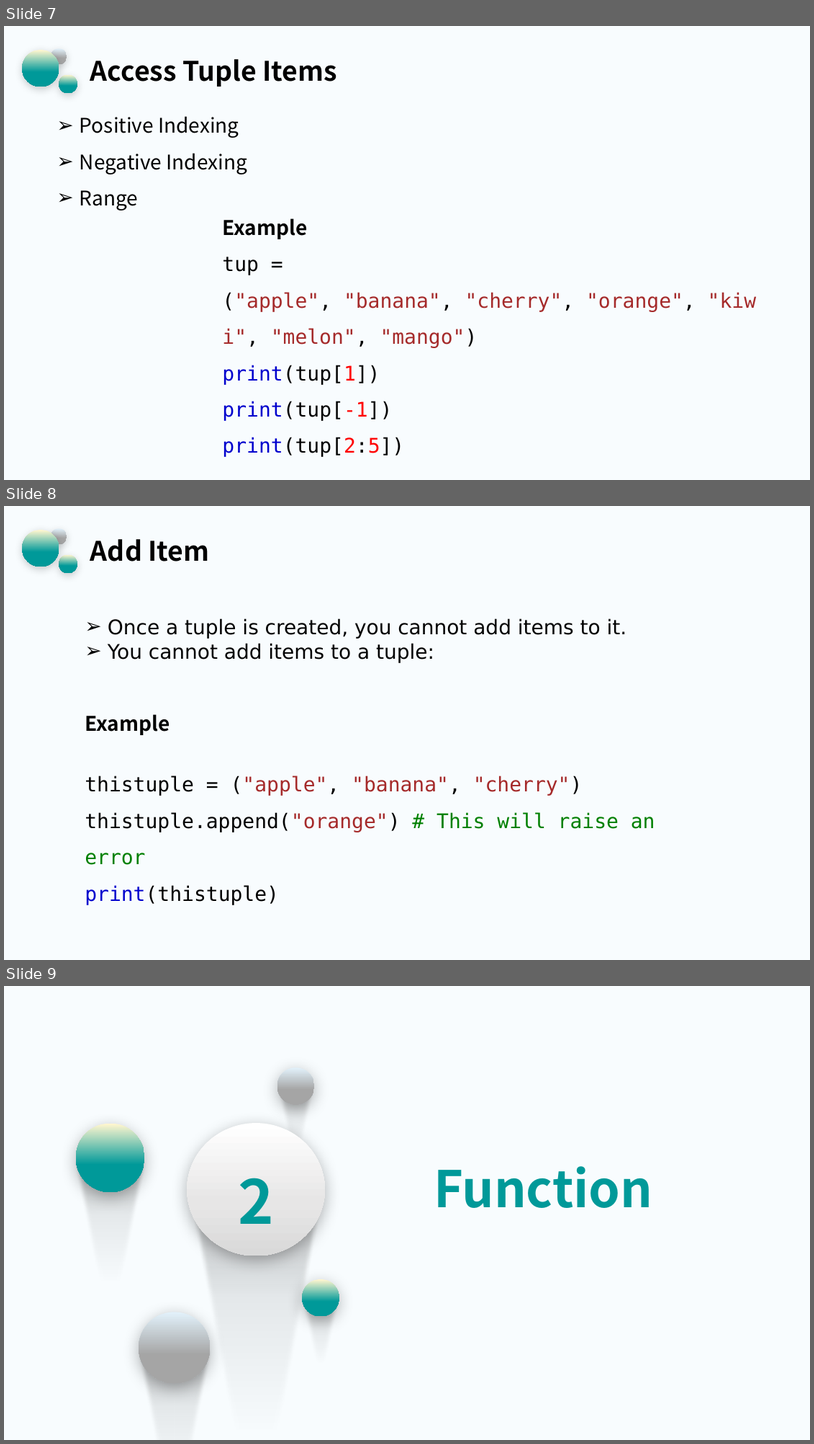
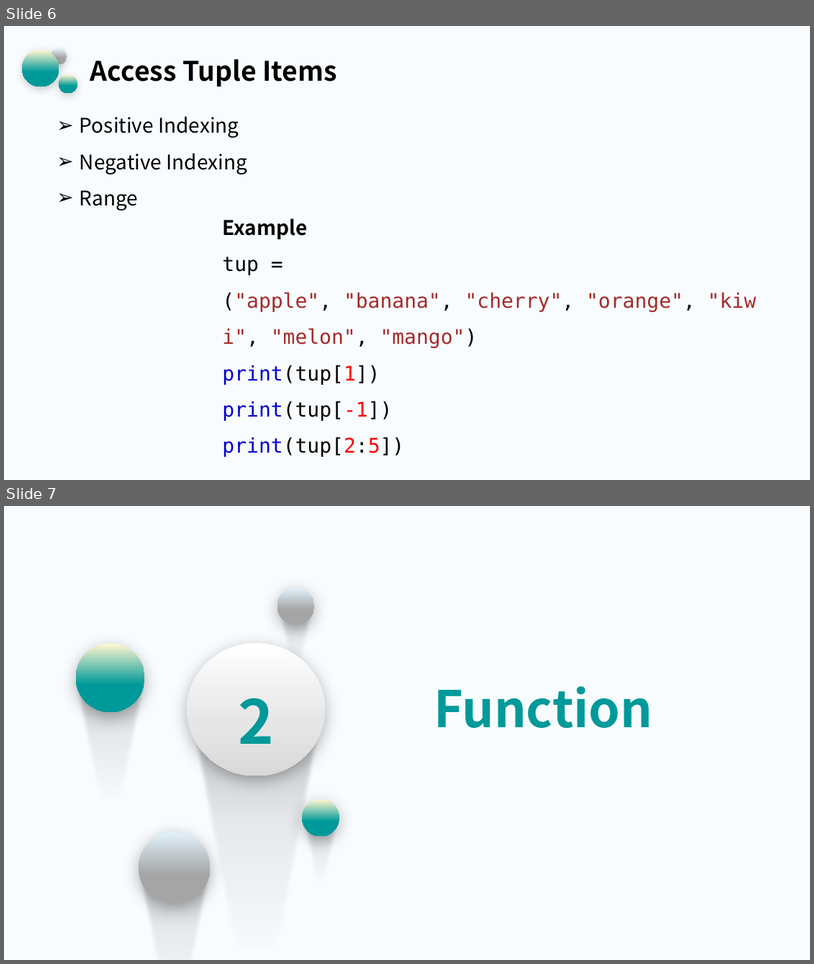
Before and after one commit to jianchentech/PythonLesson, a slide deck: pythonBeginnerLecture/PythonPart8.pptx. Shown one above the other, each under a label of ours: slides 7, 8 and 9 before the commit, slides 6 and 7 after it. The pictures are 814x1444 and 814x964 pixels, drawn with LibreOffice and Linux fonts; fonts in the diff are those of the drawing; background and template pictures are left out. Boxes give left, top, right and bottom in pixels: in the first picture for what was removed or moved away, otherwise in the second. Text is boxed around its words. In the diff, an @@ line names an element or a change of style, - is before the commit and + after.

```diff
--- a/pythonBeginnerLecture/PythonPart8.pptx
+++ b/pythonBeginnerLecture/PythonPart8.pptx
@@ slide 8 removed at [4, 506, 810, 960], background picture (left out); not listed: 3 template elements that a slide beside it also shows @@
@@ title removed at [90, 539, 210, 561] @@
-Add Item
@@ text removed at [85, 618, 656, 865] @@
-➢ Once a tuple is created, you cannot add items to it.
-➢ You cannot add items to a tuple:
-Example
-thistuple = ("apple", "banana", "cherry")
-thistuple.append("orange") # This will raise an error
-print(thistuple)
@@ what was slide 7 is now slide 6 @@
@@ what was slide 9 is now slide 7 @@
```
Also in this commit, not shown: 1 other slide removed, 1 other file.
